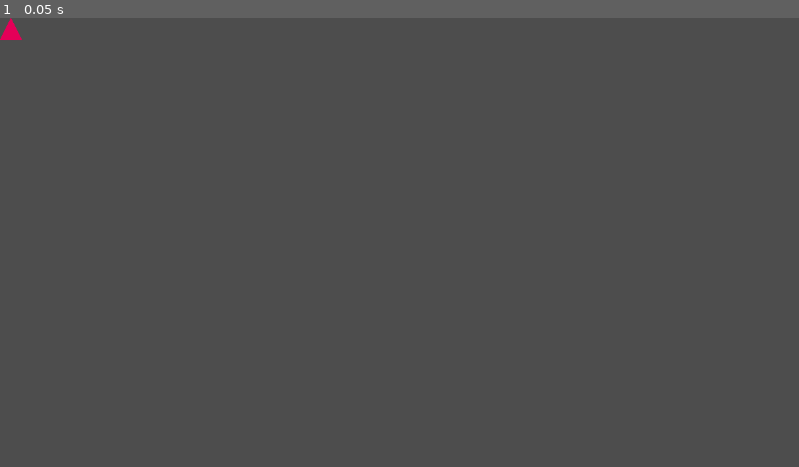
Above: before the commit, frame 1.
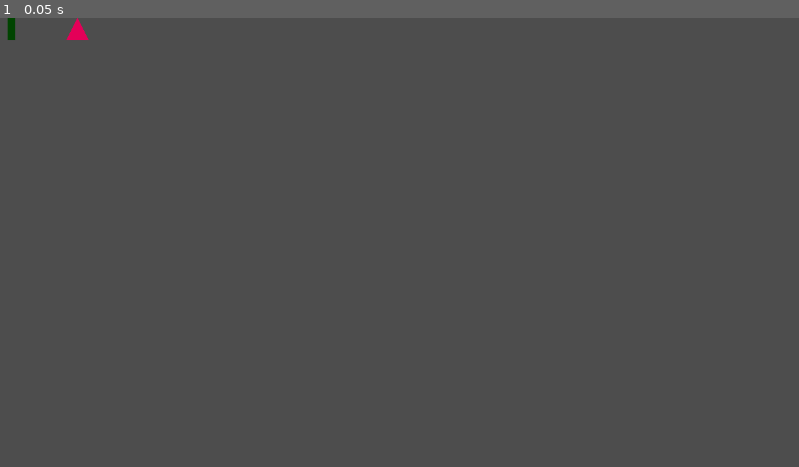
Above: after the commit, the same moment.

Repository: mjXmsdgh/game_gallery
Game: Godot game, scene res://game_scene/shooting/2_main/main.tscn
Two runs of this game, one before a commit and one after it. Both use one fixed random seed, a clock stepped at 60 frames per second and the inputs below. This scene is started directly instead of the project's main scene.
Inputs:
- Up to frame 1 (0.05 s): no input

The runs differ from the first frame. In frame 1, 0.2% of the frame differs, in the area x 0-12%, y 0-5%.

Commit message:
add bullet

Diff:
--- a/game_scene/shooting/2_main/main.tscn
+++ b/game_scene/shooting/2_main/main.tscn
@@ -1,13 +1,18 @@
-[gd_scene load_steps=3 format=3 uid="uid://bfrpkgpjpb67i"]
+[gd_scene load_steps=5 format=3 uid="uid://bfrpkgpjpb67i"]
 
 [ext_resource type="Texture2D" uid="uid://dsl46v4moajtl" path="res://image/player_shooting.png" id="1_wqbjv"]
+[ext_resource type="Texture2D" uid="uid://d2e27gpabm5oo" path="res://image/bullet.png" id="2_qar1d"]
 
 [sub_resource type="RectangleShape2D" id="RectangleShape2D_ddsa3"]
 size = Vector2(32, 32)
 
+[sub_resource type="RectangleShape2D" id="RectangleShape2D_1pd3p"]
+size = Vector2(9, 31)
+
 [node name="Main" type="Node2D"]
 
 [node name="CharacterBody2D" type="CharacterBody2D" parent="."]
+position = Vector2(96, 0)
 
 [node name="CollisionShape2D" type="CollisionShape2D" parent="CharacterBody2D"]
 position = Vector2(16, 16)
@@ -18,3 +23,13 @@
 position = Vector2(16, 16)
 texture = ExtResource("1_wqbjv")
 metadata/_edit_group_ = true
+
+[node name="bullet" type="Area2D" parent="."]
+
+[node name="CollisionShape2D" type="CollisionShape2D" parent="bullet"]
+position = Vector2(16.5, 15.5)
+shape = SubResource("RectangleShape2D_1pd3p")
+
+[node name="Sprite2D" type="Sprite2D" parent="bullet"]
+position = Vector2(16, 16)
+texture = ExtResource("2_qar1d")
Binary file added: image/bullet.png
Not shown, added: image/bullet.png.import
